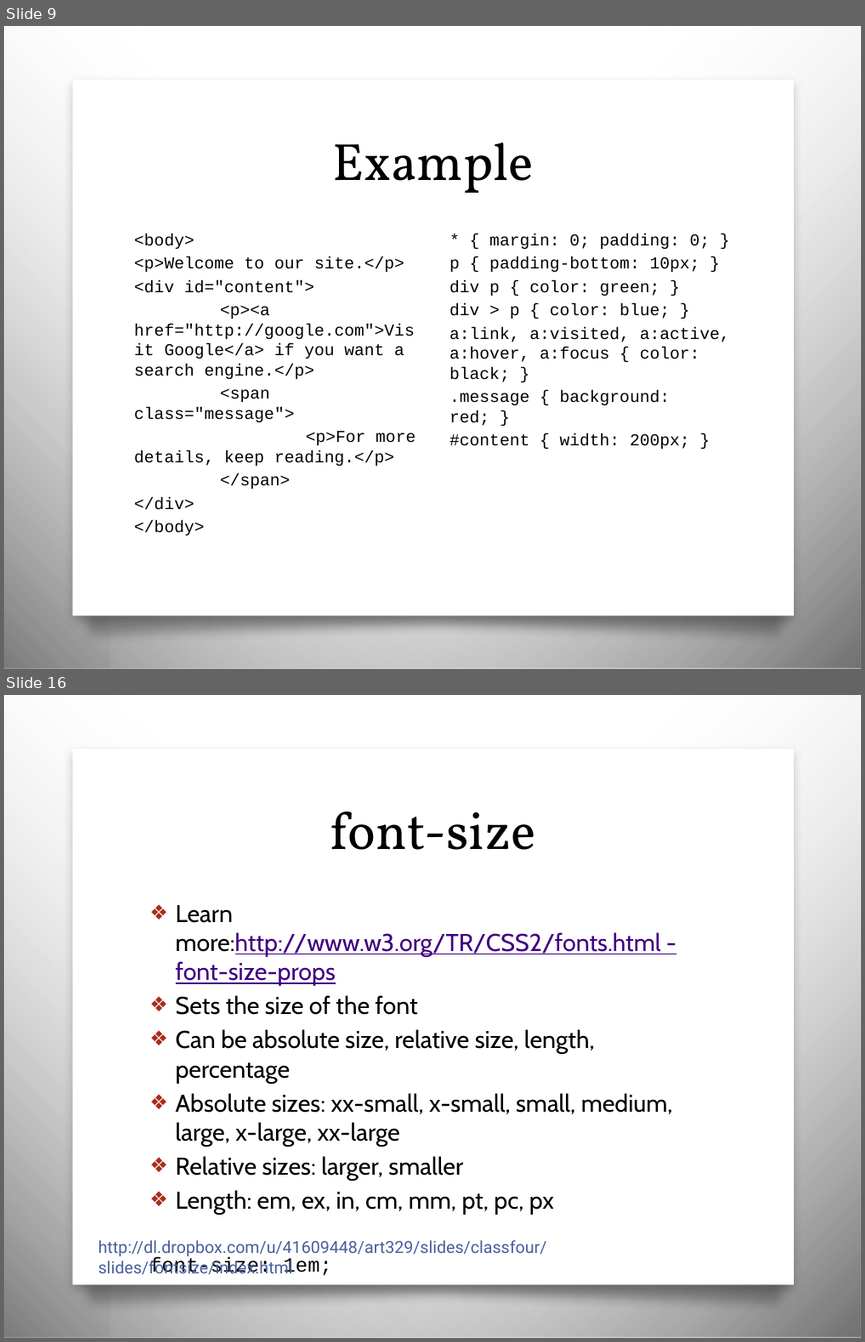
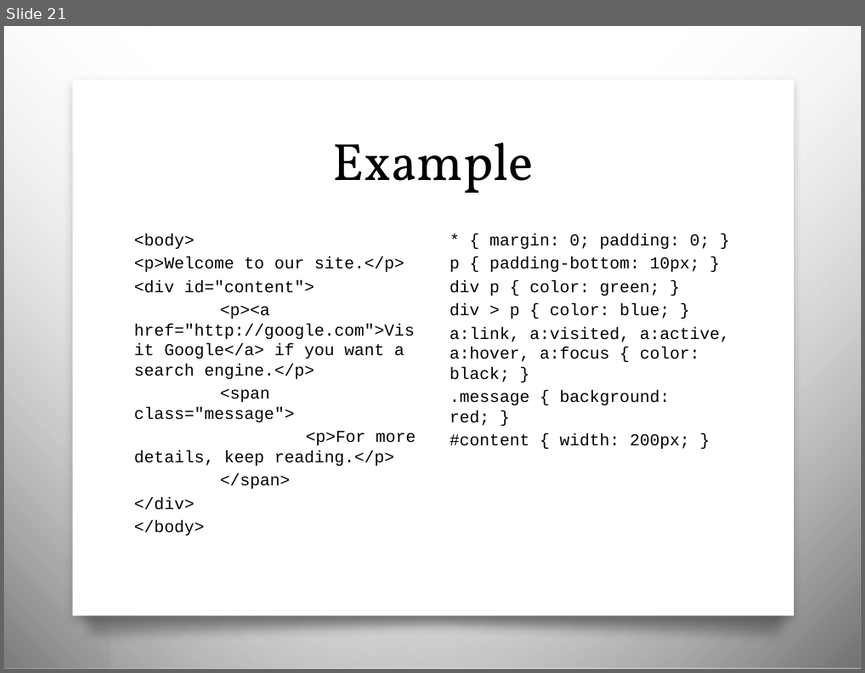
Before and after one commit to awayken/USF-ART329, a slide deck: slides/classthree/slides.pptx. Shown one above the other, each under a label of ours: slides 9 and 16 before the commit, slide 21 after it; the slides between them are not shown. The pictures are 865x1342 and 865x673 pixels, drawn with LibreOffice and Linux fonts; fonts in the diff are those of the drawing; background and template pictures are left out. Boxes give left, top, right and bottom in pixels: in the first picture for what was removed or moved away, otherwise in the second. Text is boxed around its words. In the diff, an @@ line names an element or a change of style, - is before the commit and + after.

Commit message:
Tweaked slides for class three.

```diff
--- a/slides/classthree/slides.pptx
+++ b/slides/classthree/slides.pptx
@@ slide 16 removed at (4,695,861,1338), background picture (left out); not listed: 4 template elements that a slide beside it also shows @@
@@ title removed at (330,811,536,850) @@
-font-size
@@ text removed at (176,905,673,1214) @@
-❖ Learn more:http://www.w3.org/TR/CSS2/fonts.html - font-size-props
-❖ Sets the size of the font
-❖ Can be absolute size, relative size, length, percentage
-❖ Absolute sizes: xx-small, x-small, small, medium, large, x-large, xx-large
-❖ Relative sizes: larger, smaller
-❖ Length: em, ex, in, cm, mm, pt, pc, px
-font-size: 1em;
@@ text removed at (98,1240,547,1274) @@
-http://dl.dropbox.com/u/41609448/art329/slides/classfour/slides/fontsize/index.html
@@ what was slide 9 is now slide 21 @@
```
Also in this commit, not shown: 8 slides changed, 25 slides added, 18 other slides removed.
